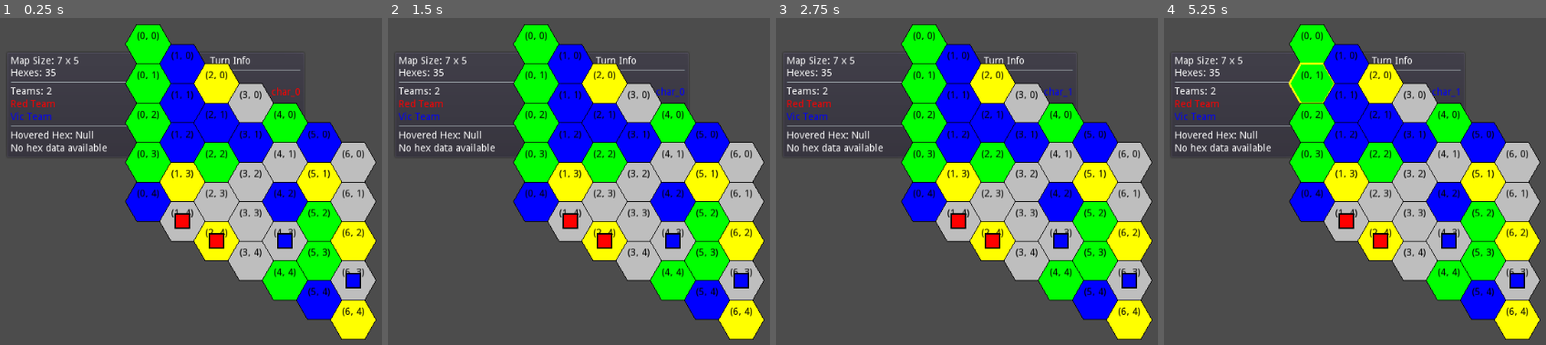
Above: before the commit, frames 1-4 (left to right).
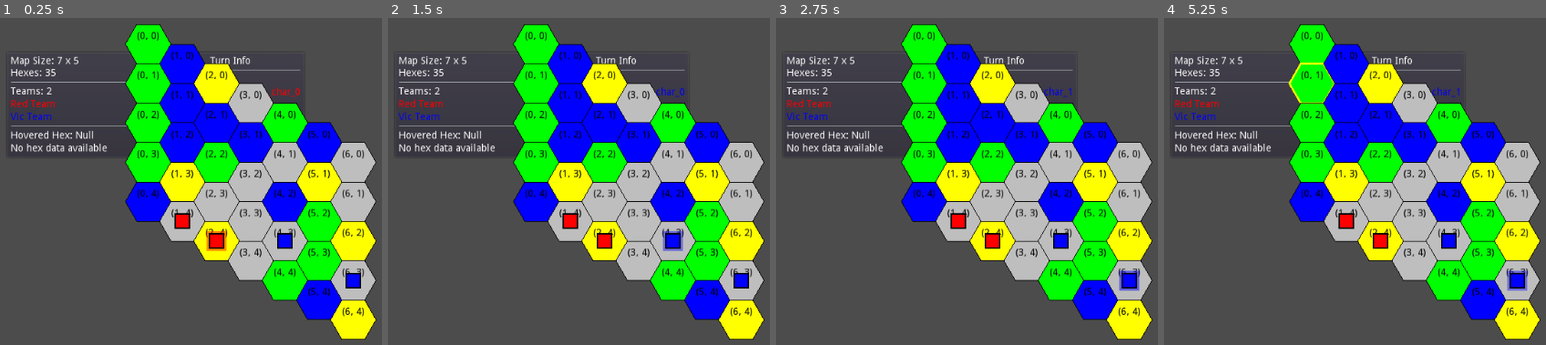
Above: after the commit, the same moments.

Repository: vgMonky/hexa_survival
Game: Godot game, scene res://hex_survival/main.tscn
Two runs of this game, one before a commit and one after it. Both use one fixed random seed, a clock stepped at 60 frames per second and the inputs below.
Inputs (mouse positions are in pixels of both pictures, inside the frame that each line leads up to):
- Up to frame 1 (0.25 s): no input
- Up to frame 2 (1.5 s): click "End Turn" at 0.5 s; click "End Turn" at 1.25 s
- Up to frame 3 (2.75 s): click "End Turn" at 2 s
- Up to frame 4 (5.25 s): tap Enter at 2.75, 4.25 s; drag from (1312, 44) to (1312, 161) at 2.77 s; tap Space at 3.5, 5 s; drag from (1312, 44) to (1312, 161) at 3.52 s; move the mouse to (1312, 44) at 4.27 s; click (1312, 44) at 4.42 s; drag from (1312, 44) to (1312, 201) at 5.02 s

The runs differ from the first frame. In frame 1, 0.1% of the frame differs, in the area x 53-60%, y 65-72%; in frame 2, 0.1%; in frame 3, 0.2%, in the area x 89-96%, y 77-84%; in frame 4, 0.2%.

Commit message:
character view glows on his turn

Diff:
--- a/hex_survival/view/map/character_view.gd
+++ b/hex_survival/view/map/character_view.gd
@@ -3,9 +3,13 @@
 extends Node2D
 
 const CHARACTER_SIZE = 20
+const HIGHLIGHT_PADDING = 4
+const HIGHLIGHT_PULSE_SPEED = 2.0
 
 var character_data: Dictionary
 var team_color: Color
+var is_active: bool = false
+var time_passed: float = 0
 
 func _init(char_data: Dictionary, color: Color) -> void:
 	print("[CharView] Init with color: ", color)
@@ -13,13 +17,30 @@
 	team_color = color
 	z_index = 1
 
-func _ready() -> void:
-	print("CharacterView ready, position: ", position)
-	update()  # Force redraw
+func _process(delta: float) -> void:
+	if is_active:
+		time_passed += delta
+		update()  # Trigger redraw for animation
+
+func set_active(active: bool) -> void:
+	is_active = active
+	update()
 
 func _draw() -> void:
-	print("Drawing character with color: ", team_color)
-	# Draw character as a colored rectangle
+	# Draw highlight if active
+	if is_active:
+		var highlight_size = Vector2(CHARACTER_SIZE + HIGHLIGHT_PADDING * 2,
+								   CHARACTER_SIZE + HIGHLIGHT_PADDING * 2)
+		var highlight_pos = -highlight_size / 2
+
+		# Create pulsing effect
+		var pulse = (sin(time_passed * HIGHLIGHT_PULSE_SPEED) + 1) / 2
+		var highlight_color = team_color
+		highlight_color.a = 0.3 + (0.2 * pulse)
+
+		draw_rect(Rect2(highlight_pos, highlight_size), highlight_color)
+
+	# Draw character
 	var rect_size = Vector2(CHARACTER_SIZE, CHARACTER_SIZE)
 	var rect_pos = -rect_size / 2
 	draw_rect(Rect2(rect_pos, rect_size), team_color)
--- a/hex_survival/view/map/map_view.gd
+++ b/hex_survival/view/map/map_view.gd
@@ -26,6 +26,7 @@
 
 func _create_visual_map() -> void:
 	print("[MapView] Creating visuals...")
+	# Clear existing objects
 	for hex in hex_locations.values():
 		hex.queue_free()
 	for character in character_views.values():
@@ -33,7 +34,6 @@
 	hex_locations.clear()
 	character_views.clear()
 
-	print("Creating hex grid...")
 	# Create hex grid
 	for q in range(state_manager.current_state.map_data.width):
 		for r in range(state_manager.current_state.map_data.height):
@@ -47,17 +47,22 @@
 			hex.initialize(pos, hex_data)
 			hex_locations[pos] = hex
 
-	print("[MapView] Creating character views for: ",
-		  state_manager.current_state.entities.characters.keys())
+	print("[MapView] Creating character views...")
+	# Get current active character
+	var current_char_id = ""
+	if not state_manager.current_state.turn_data.turn_order.empty():
+		current_char_id = state_manager.current_state.turn_data.turn_order[
+			state_manager.current_state.turn_data.current_turn_index
+		]
 
 	# Create character views
 	for char_id in state_manager.current_state.entities.characters:
 		var char_data = state_manager.current_state.entities.characters[char_id]
-		print("[CharView] Creating %s at %s" % [char_id, char_data.position])
 		var team_data = state_manager.current_state.teams.team_data[char_data.team]
 		var char_view = CharacterView.new(char_data, team_data.color)
 		add_child(char_view)
 		char_view.position = _get_hex_position(char_data.position)
+		char_view.set_active(char_id == current_char_id)  # Set active state
 		character_views[char_id] = char_view
 
 func _get_hex_position(pos: Vector2) -> Vector2:
